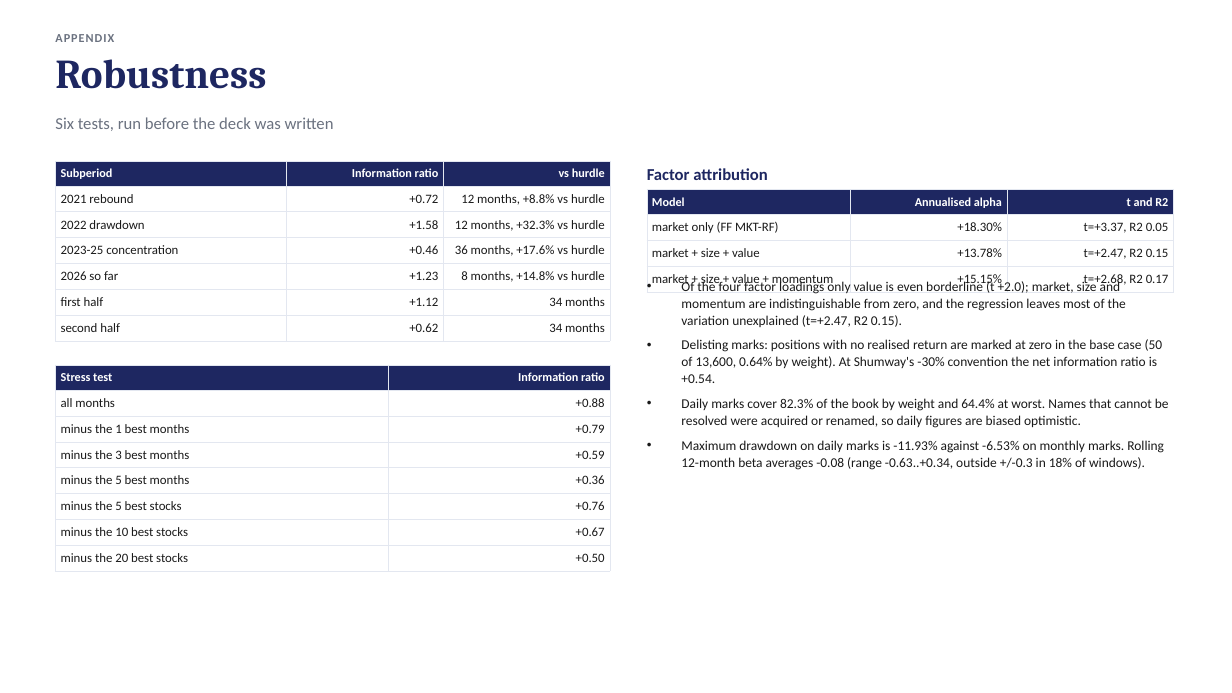
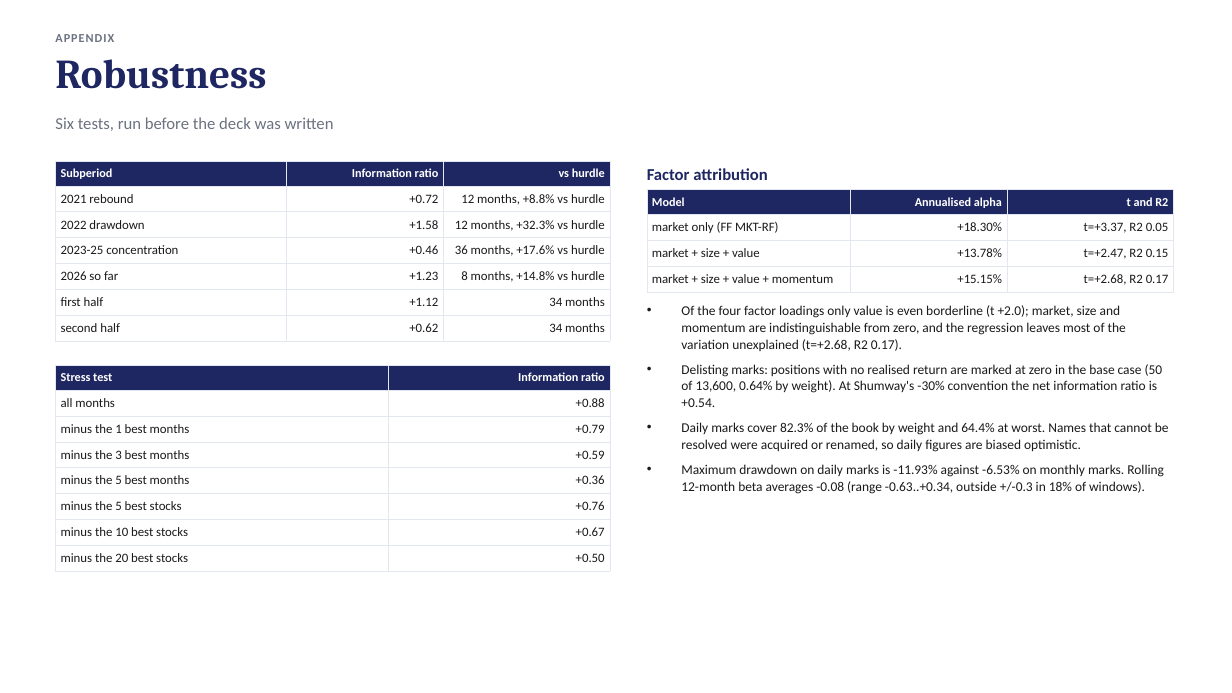
Before and after one commit to TonyTran03/hackathonfiam_zzz, a slide deck: slide 11 of 05_submission/FIAM_deck.pptx. Drawn at 1232x693 pixels with LibreOffice and Linux fonts; fonts in the diff are those of the drawing. Boxes give left, top, right and bottom in pixels: in the first picture for what was removed or moved away, otherwise in the second. Text is boxed around its words. In the diff, an @@ line names an element or a change of style, - is before the commit and + after.

```diff
--- a/05_submission/FIAM_deck.pptx
+++ b/05_submission/FIAM_deck.pptx
@@ text "Of the four factor loadings ...": place and size @@
-text "Of the four factor loadings ..." at (681,280,1169,470)
+text "Of the four factor loadings ..." at (681,305,1169,494)
@@ text at (681,305,1126,351): text changed @@
-• Of the four factor loadings only value is even borderline (t +2.0); market, size and momentum are indistinguishable from zero, and the regression leaves most of the variation unexplained (t=+2.47, R2 0.15).
+• Of the four factor loadings only value is even borderline (t +2.0); market, size and momentum are indistinguishable from zero, and the regression leaves most of the variation unexplained (t=+2.68, R2 0.17).
```
Also in this commit, not shown: 4 other slides changed, 7 other files.
